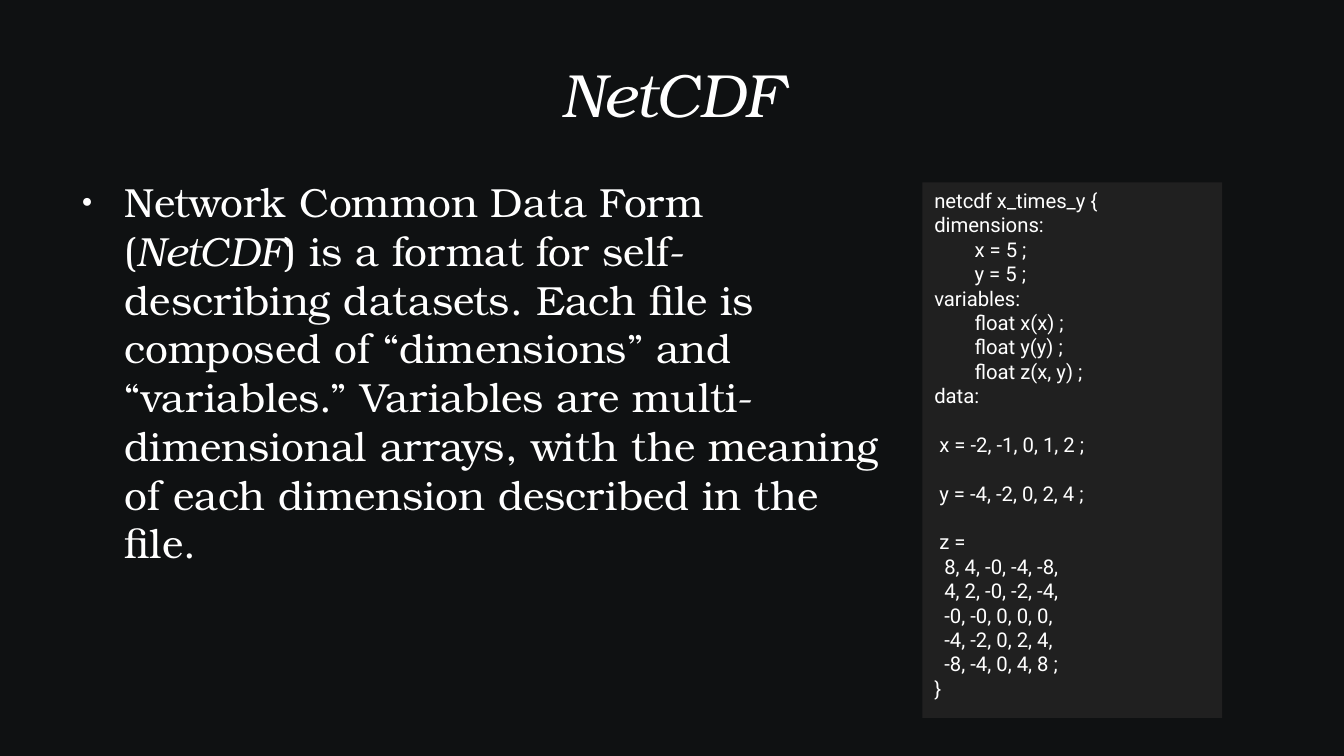
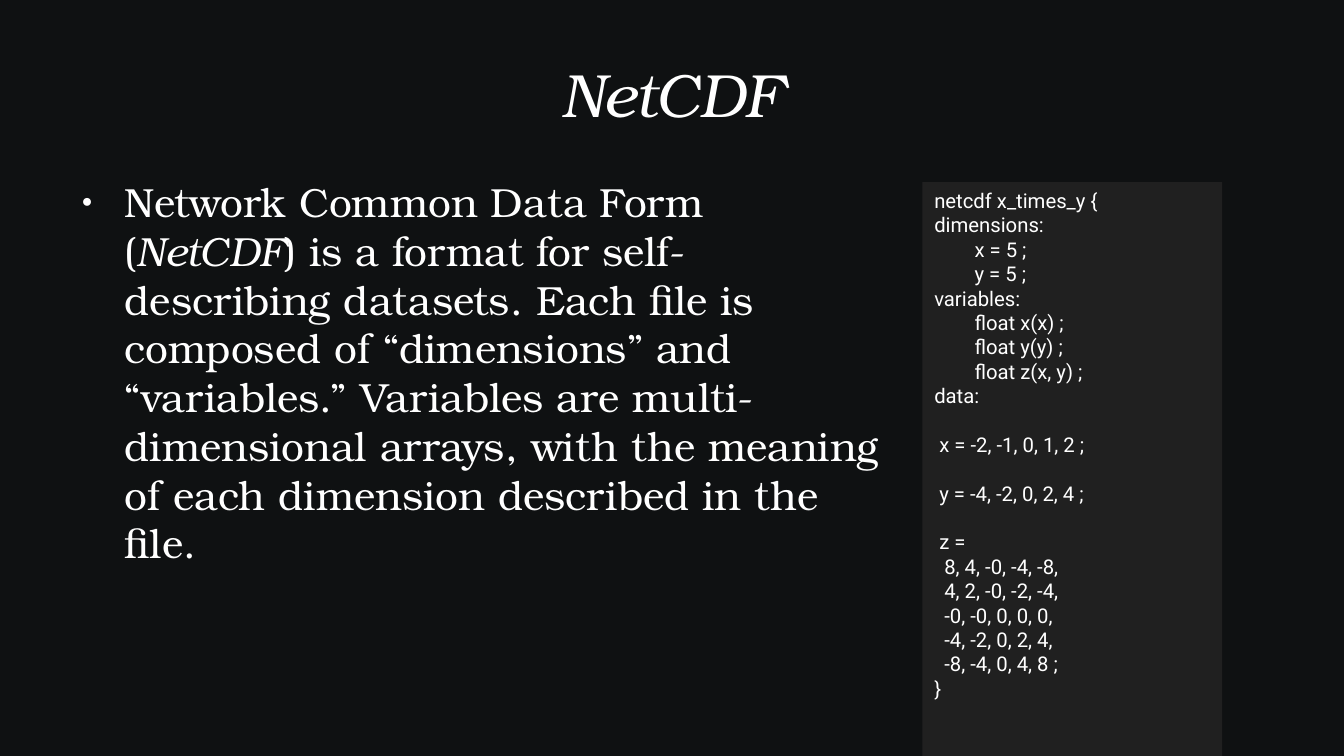
Before and after one commit to SamAllen06/lake_temp_work, a slide deck: slide 6 of documentation/for_collaborators/TestingSoftwareOverview.odp. Drawn at 1344x756 pixels with LibreOffice and Linux fonts; fonts in the diff are those of the drawing. Boxes give left, top, right and bottom in pixels: in the first picture for what was removed or moved away, otherwise in the second. Text is boxed around its words. In the diff, an @@ line names an element or a change of style, - is before the commit and + after.

```diff
--- a/documentation/for_collaborators/TestingSoftwareOverview.odp
+++ b/documentation/for_collaborators/TestingSoftwareOverview.odp
@@ rectangle "netcdf x_times_y {": place and size @@
-rectangle "netcdf x_times_y {" at [923,183,1223,718]
+rectangle "netcdf x_times_y {" at [923,183,1223,756]
```
Also in this commit, not shown: 4 other slides changed, 1 slide added, 1 slide removed, 2 other files.
